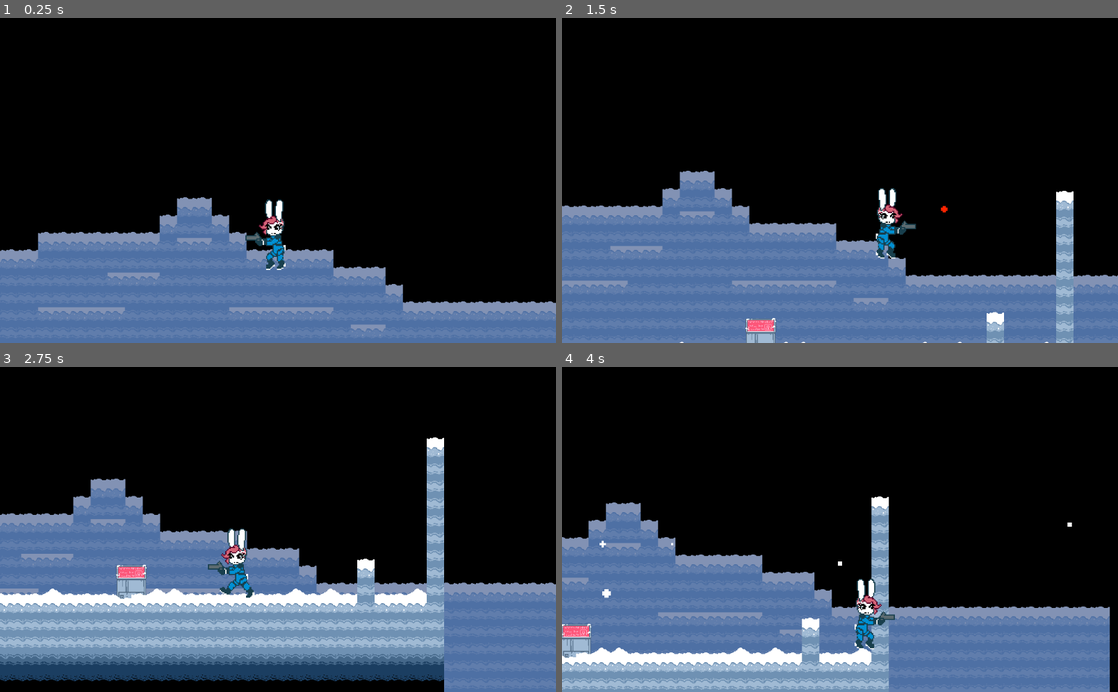
Above: before the commit, frames 1-4 (two rows, left to right).
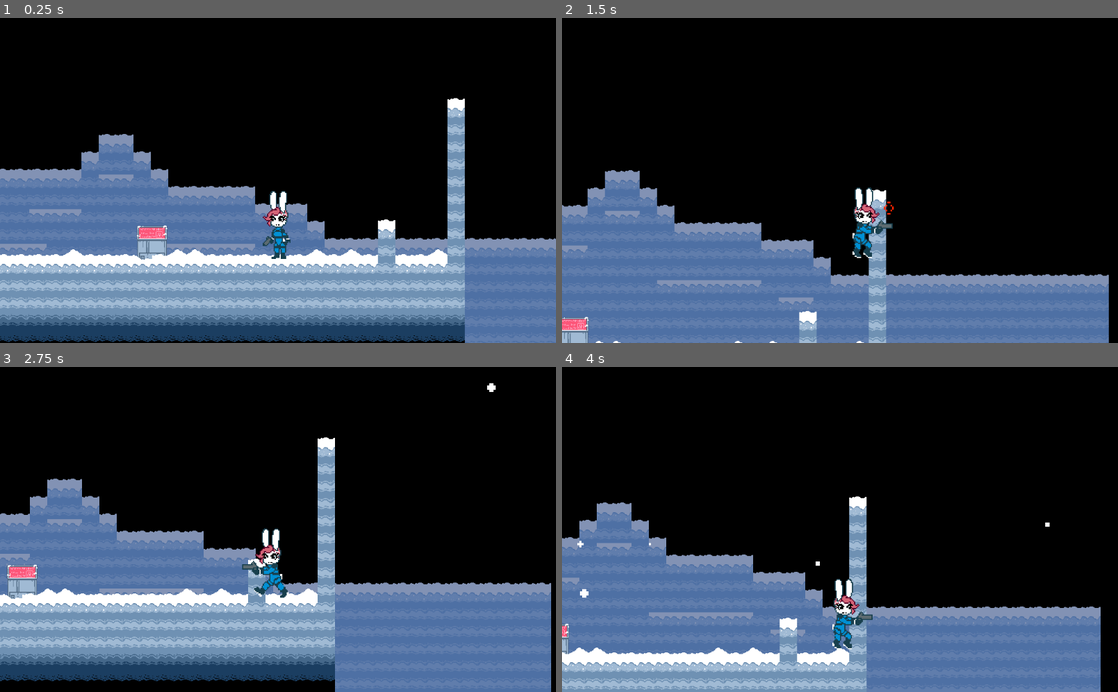
Above: after the commit, the same moments.

Repository: PeskyBatfish/Platformer-Game
Game: Godot game, scene res://Levels/Level_Demo.tscn
Same seed, same stepped clock (60 frames per second), same inputs: the game is played once before the commit and once after it.
Inputs:
- Up to frame 1 (0.25 s): no input
- Up to frame 2 (1.5 s): hold C (interact) 0.53-1.28 s; hold Right (right) from 0.53 s (still down); tap Z (jump) at 0.77 s; tap X (shoot) at 1.35 s
- Up to frame 3 (2.75 s): tap Z (jump) at 1.52 s; release Right (right) at 2.03 s; hold Left (left) from 2.03 s (still down); hold C (interact) from 2.03 s (still down)
- Up to frame 4 (4 s): release Left (left) at 2.78 s; release C (interact) at 2.78 s; hold Right (right) from 2.78 s (still down); tap X (shoot) at 2.85 s; tap Z (jump) at 3.02, 3.77 s; hold C (interact) from 3.53 s (still down)

The runs differ from the first frame. In frame 1, 38% of the frame differs, in the area x 0-100%, y 24-100%; in frame 2, 13%; in frame 3, 19%; in frame 4, 9.3%.

Commit message:
Moved player back!

Diff:
--- a/Space Platformer/Data/Levels/Level_Demo.tscn
+++ b/Space Platformer/Data/Levels/Level_Demo.tscn
@@ -250,7 +250,7 @@
 tile_data = PoolIntArray( 196646, 1, 0, 262182, 2, 0, 327718, 3, 0, 393254, 3, 0, 458790, 3, 0, 524326, 3, 0, 589829, 0 …(6091 unchanged characters)…
 
 [node name="Player" parent="." instance=ExtResource( 1 )]
-position = Vector2( 545.798, 82.209 )
+position = Vector2( 903.896, 378.859 )
 
 [node name="Camera2D" type="Camera2D" parent="Player"]
 offset = Vector2( 0, -128 )
